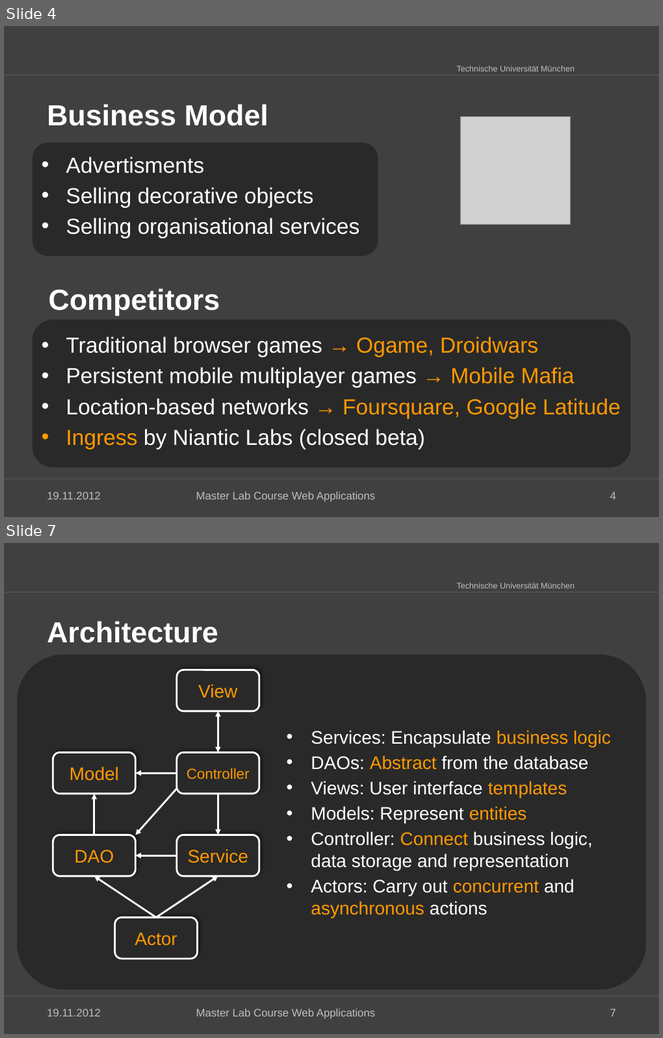
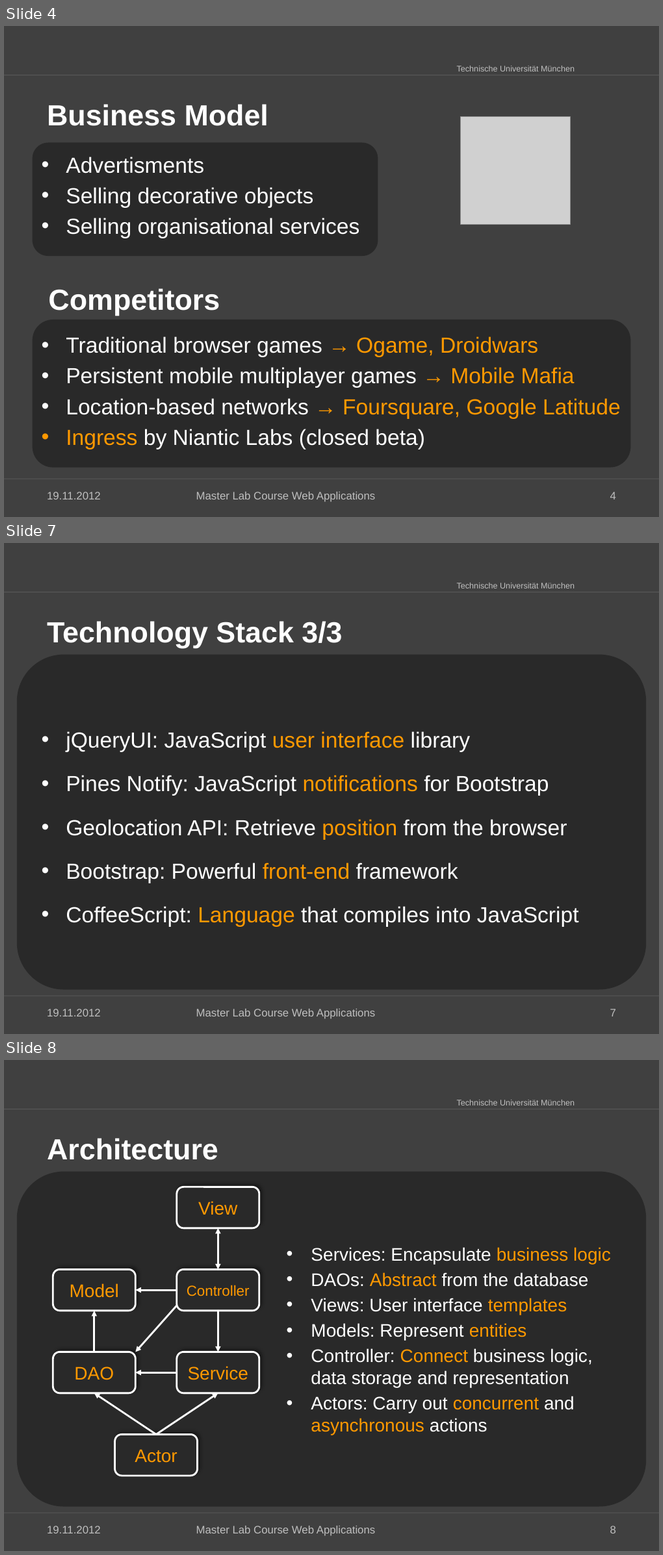
Before and after one commit to kneczaj/pi-puppids, a slide deck: docs/group4_Final_Presentation.pptx. Shown one above the other, each under a label of ours: slides 4 and 7 before the commit, slides 4, 7 and 8 after it; the slides between them are not shown. The pictures are 663x1038 and 663x1555 pixels, drawn with LibreOffice and Linux fonts; fonts in the diff are those of the drawing; grey boxes stand for pictures; background and template pictures are left out. Boxes give left, top, right and bottom in pixels: in the first picture for what was removed or moved away, otherwise in the second. Text is boxed around its words. In the diff, an @@ line names an element or a change of style, - is before the commit and + after.

Commit message:
added websocket, geolocation api and google maps/places to the technology stack

```diff
--- a/docs/group4_Final_Presentation.pptx
+++ b/docs/group4_Final_Presentation.pptx
@@ slide 7 added at (4,543,659,1034), background #404040; not listed: 3 template elements that a slide beside it also shows @@
@@ title added at (47,621,342,648), 32 pt, text #FFFFFF, bold @@
+Technology Stack 3/3
@@ rounded rectangle added at (17,654,647,990), fill #292929 @@
@@ text added at (66,731,579,927), 24 pt, text #FFFFFF @@
+• jQueryUI: JavaScript user interface library
+• Pines Notify: JavaScript notifications for Bootstrap
+• Geolocation API: Retrieve position from the browser
+• Bootstrap: Powerful front-end framework
+• CoffeeScript: Language that compiles into JavaScript
@@ text added at (47,1009,101,1017), 12 pt, text #BFBFBF @@
+19.11.2012
@@ text added at (196,1009,375,1019), 12 pt, text #BFBFBF @@
+Master Lab Course Web Applications
@@ page number added at (610,1009,616,1017), 12 pt, text #BFBFBF @@
+7
@@ what was slide 7 is now slide 8 @@
@@ page number at (610,1526,616,1534): text changed @@
-7
+8
```
Also in this commit, not shown: 2 slides changed, 1 other file.
